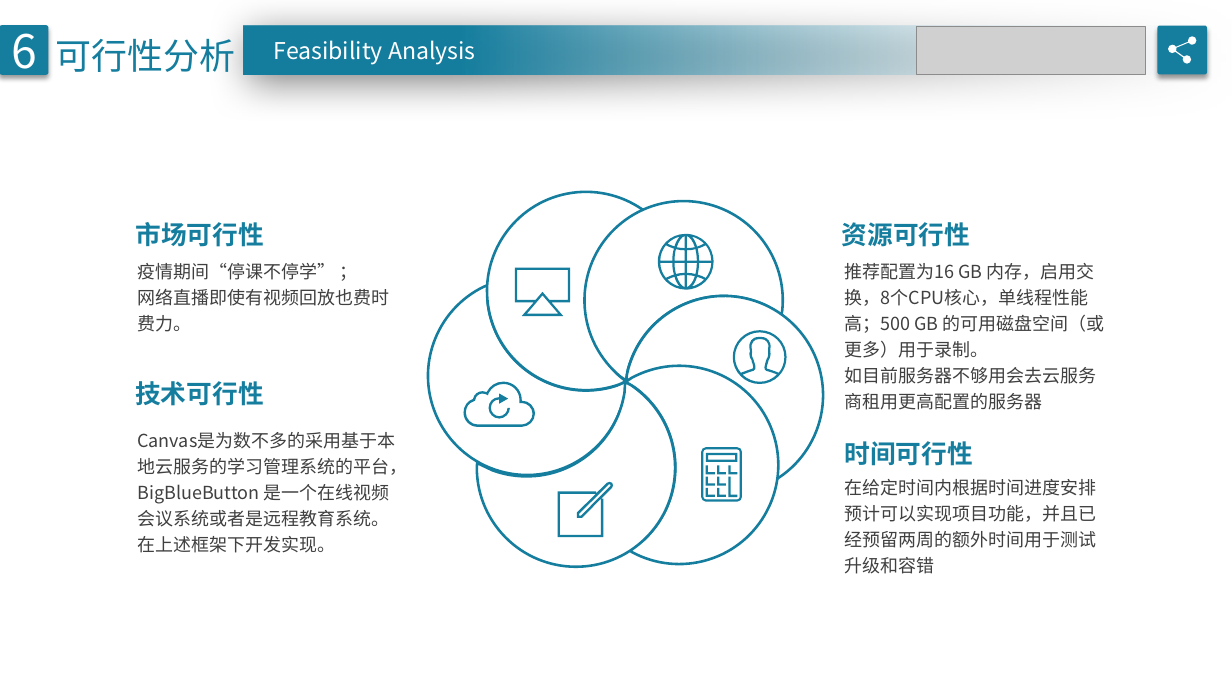
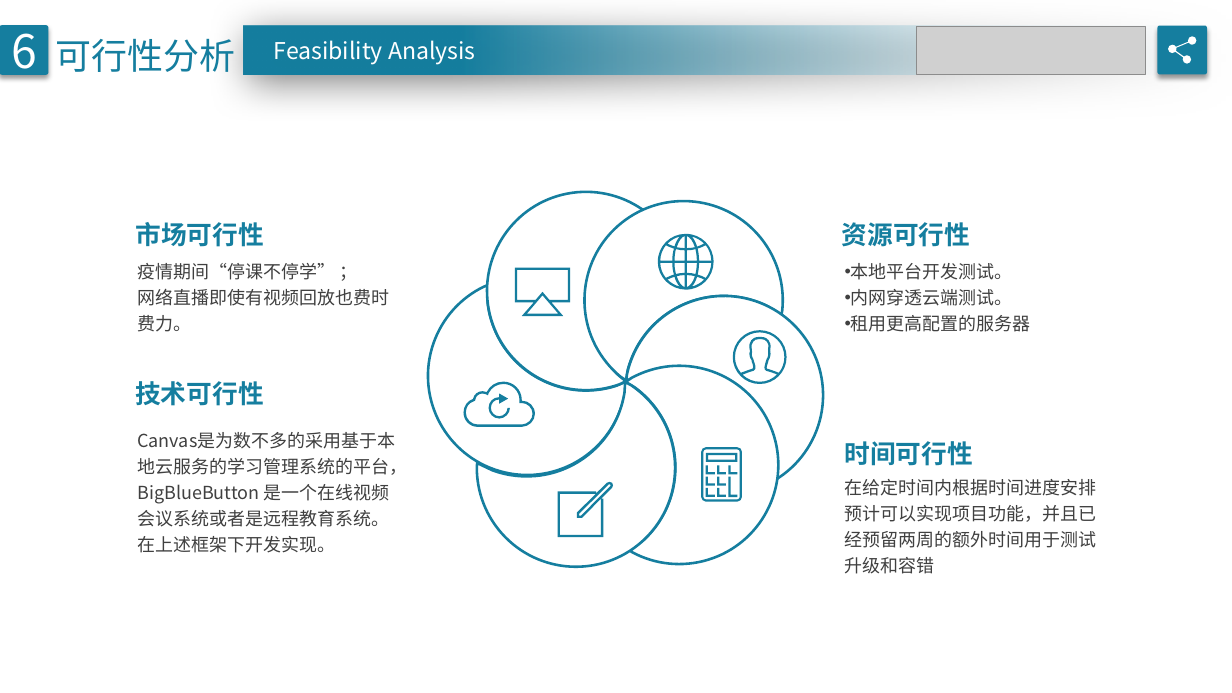
Before and after one commit to XDTD/guokehuiyi, a slide deck: slide 12 of Documentation/开题报告1.3-邹国学.pptx. Drawn at 1232x693 pixels with LibreOffice and Linux fonts; fonts in the diff are those of the drawing; grey boxes stand for pictures. Boxes give left, top, right and bottom in pixels: in the first picture for what was removed or moved away, otherwise in the second. Text is boxed around its words. In the diff, an @@ line names an element or a change of style, - is before the commit and + after.

```diff
--- a/Documentation/开题报告1.3-邹国学.pptx
+++ b/Documentation/开题报告1.3-邹国学.pptx
@@ text at (851, 263, 1031, 332): text changed @@
-推荐配置为16 GB 内存，启用交换，8个CPU核心，单线程性能高；500 GB 的可用磁盘空间（或更多）用于录制。
-如目前服务器不够用会去云服务商租用更高配置的服务器
+• 本地平台开发测试。
+• 内网穿透云端测试。
+• 租用更高配置的服务器
```
Also in this commit, not shown: 1 other file.
